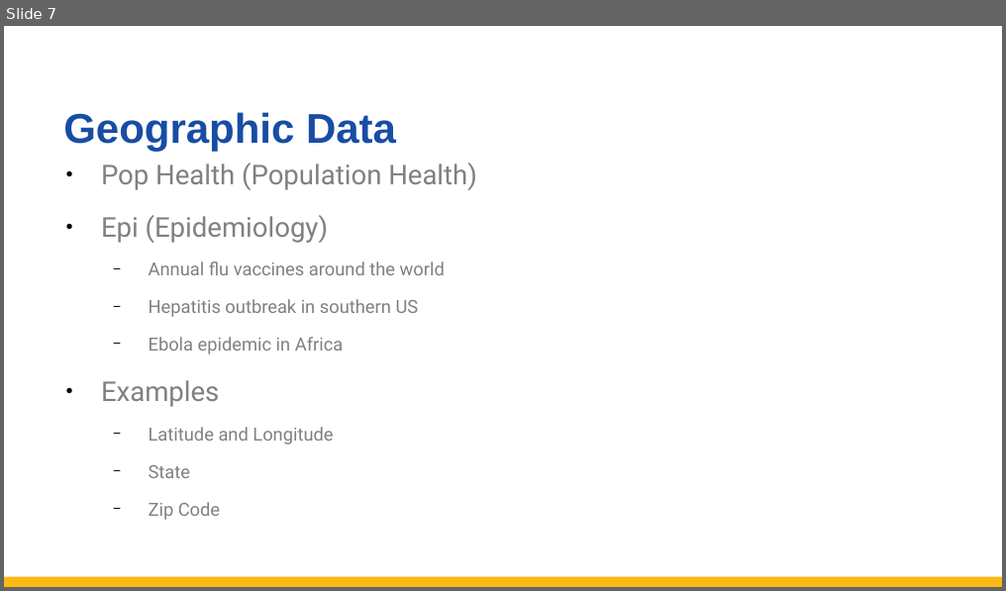
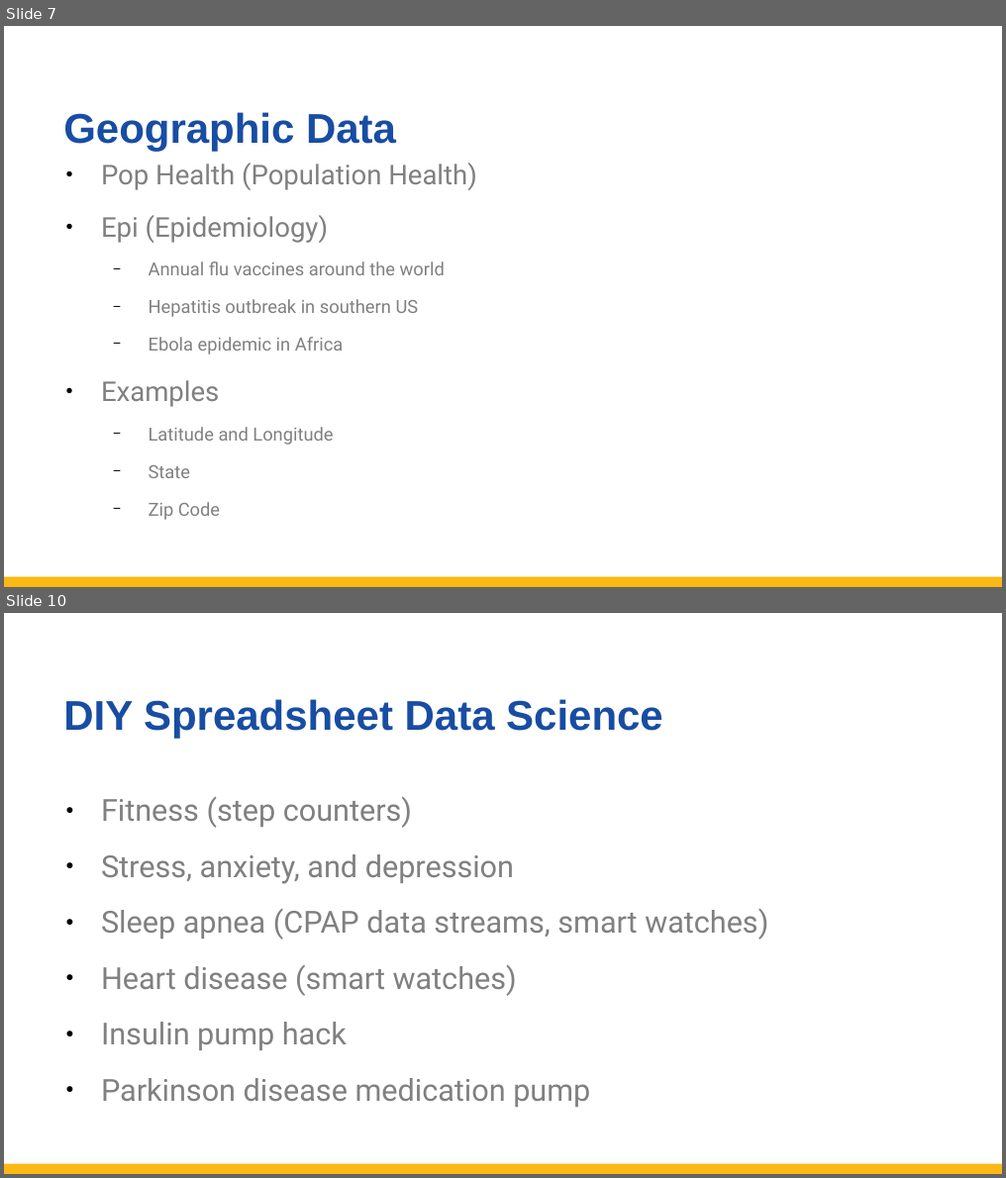
Before and after one commit to totalgood/dsdh, a slide deck: modules/L02/DHDS 40021 L2 Spreadsheet Data Science.pptx. Shown one above the other, each under a label of ours: slide 7 before the commit, slides 7 and 10 after it; the slides between them are not shown. The pictures are 1006x591 and 1006x1178 pixels, drawn with LibreOffice and Linux fonts; fonts in the diff are those of the drawing. Boxes give left, top, right and bottom in pixels: in the first picture for what was removed or moved away, otherwise in the second. Text is boxed around its words. In the diff, an @@ line names an element or a change of style, - is before the commit and + after.

```diff
--- a/modules/L02/DHDS 40021 L2 Spreadsheet Data Science.pptx
+++ b/modules/L02/DHDS 40021 L2 Spreadsheet Data Science.pptx
@@ slide 10 added at [4,613,1002,1174], background #FFFFFF; not listed: 1 template element that a slide beside it also shows @@
@@ text added at [63,699,663,739], 30 pt, text #184DA3, bold @@
+DIY Spreadsheet Data Science
@@ text added at [101,796,768,1107], 21.8 pt, text #808080 @@
+● Fitness (step counters)
+● Stress, anxiety, and depression
+● Sleep apnea (CPAP data streams, smart watches)
+● Heart disease (smart watches)
+● Insulin pump hack
+● Parkinson disease medication pump
```
Also in this commit, not shown: 4 slides changed, 1 other slide added, 7 other files.
